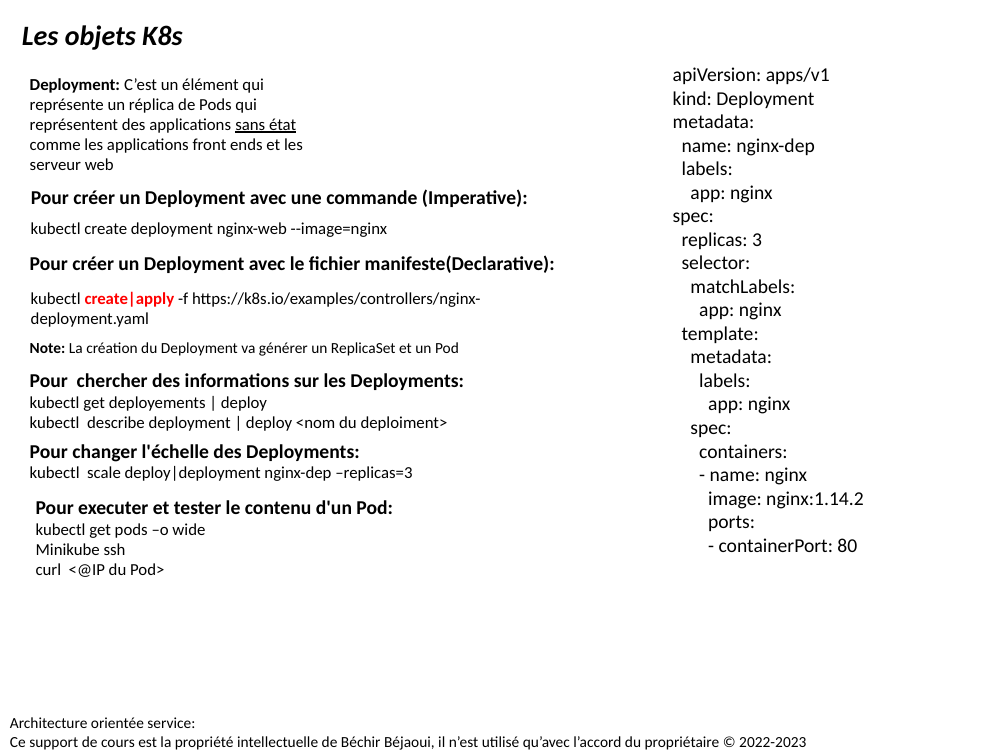
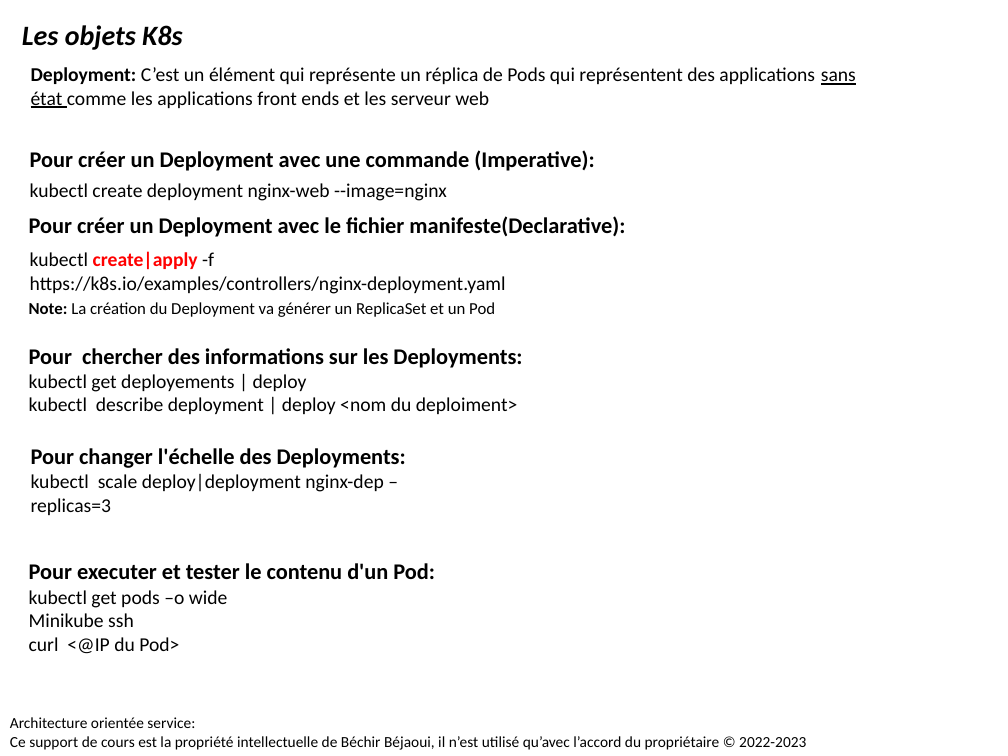
Before and after one commit to bejaouibechir/Devops2024, a slide deck: slide 15 of 5.Kubernetes/1.Les techniques de déploiements avec Kubernetes.pptx. Drawn at 1008x756 pixels with LibreOffice and Linux fonts; fonts in the diff are those of the drawing. Boxes give left, top, right and bottom in pixels: in the first picture for what was removed or moved away, otherwise in the second. Text is boxed around its words. In the diff, an @@ line names an element or a change of style, - is before the commit and + after.

```diff
--- a/5.Kubernetes/1.Les techniques de déploiements avec Kubernetes.pptx
+++ b/5.Kubernetes/1.Les techniques de déploiements avec Kubernetes.pptx
@@ size 12 to 14 pt in 3 elements at [30,251,506,294], [30,183,447,201], [31,67,856,108] @@
@@ text "Deployment: C’est un élément qui ...": place and size @@
-text "Deployment: C’est un élément qui ..." at [30,78,303,170]
+text "Deployment: C’est un élément qui ..." at [31,67,856,108]
@@ text removed at [673,67,864,552] @@
-apiVersion: apps/v1
-kind: Deployment
-metadata:
-name: nginx-dep
-labels:
-app: nginx
-spec:
-replicas: 3
-selector:
-matchLabels:
-app: nginx
-template:
-metadata:
-labels:
-app: nginx
-spec:
-containers:
-- name: nginx
-image: nginx:1.14.2
-ports:
-- containerPort: 80
@@ text "Pour créer un Deployment avec ...": place and size @@
-text "Pour créer un Deployment avec ..." at [31,189,528,207]
+text "Pour créer un Deployment avec ..." at [30,150,594,171]
@@ text "Pour créer un Deployment avec ..." at [30,150,594,171]: size 14 to 16 pt @@
@@ text "kubectl create deployment nginx-web --image=nginx": place and size @@
-text "kubectl create deployment nginx-web --image=nginx" at [31,222,387,237]
+text "kubectl create deployment nginx-web --image=nginx" at [30,183,447,201]
@@ text "Pour créer un Deployment avec ..." at [29,216,625,237]: size 14 to 16 pt @@
@@ text "Pour créer un Deployment avec ...": place and size @@
-text "Pour créer un Deployment avec ..." at [30,255,555,273]
+text "Pour créer un Deployment avec ..." at [29,216,625,237]
@@ text "kubectl create|apply -f https://k8s.io/examples/controllers/ ...": place and size @@
-text "kubectl create|apply -f https://k8s.io/examples/controllers/ ..." at [31,291,480,327]
+text "kubectl create|apply -f https://k8s.io/examples/controllers/ ..." at [30,251,506,294]
@@ text "Note: La création du Deployment ...": place and size @@
-text "Note: La création du Deployment ..." at [30,342,459,356]
+text "Note: La création du Deployment ..." at [29,302,495,317]
@@ text "Note: La création du Deployment ..." at [29,302,495,317]: size 11 to 12 pt @@
@@ text "Pour chercher des informations sur ...": place and size @@
-text "Pour chercher des informations sur ..." at [30,373,464,431]
+text "Pour chercher des informations sur ..." at [29,348,522,414]
@@ text "Pour chercher des informations sur ..." at [29,348,522,414]: size 14 to 16 pt in "Pour chercher des informations sur les Deployments:"; size 12 to 14 pt in "kubectl get deployements | deploy", "kubectl describe deployment | deploy <nom du ..." @@
@@ text "Pour changer l'échelle des Deployments:" at [31,448,406,515]: size 14 to 16 pt in "Pour changer l'échelle des Deployments:"; size 12 to 14 pt in "kubectl scale deploy|deployment nginx-dep –replicas=3" @@
@@ text "Pour executer et tester le ...": place and size @@
-text "Pour executer et tester le ..." at [36,500,393,577]
+text "Pour executer et tester le ..." at [29,563,435,654]
@@ text "Pour executer et tester le ..." at [29,563,435,654]: size 14 to 16 pt in "Pour executer et tester le contenu d'un ..."; size 12 to 14 pt in "kubectl get pods –o wide", "Minikube ssh", "curl <@IP du Pod>" @@
```
Also in this commit, not shown: 9 other slides changed, 1 other file.
